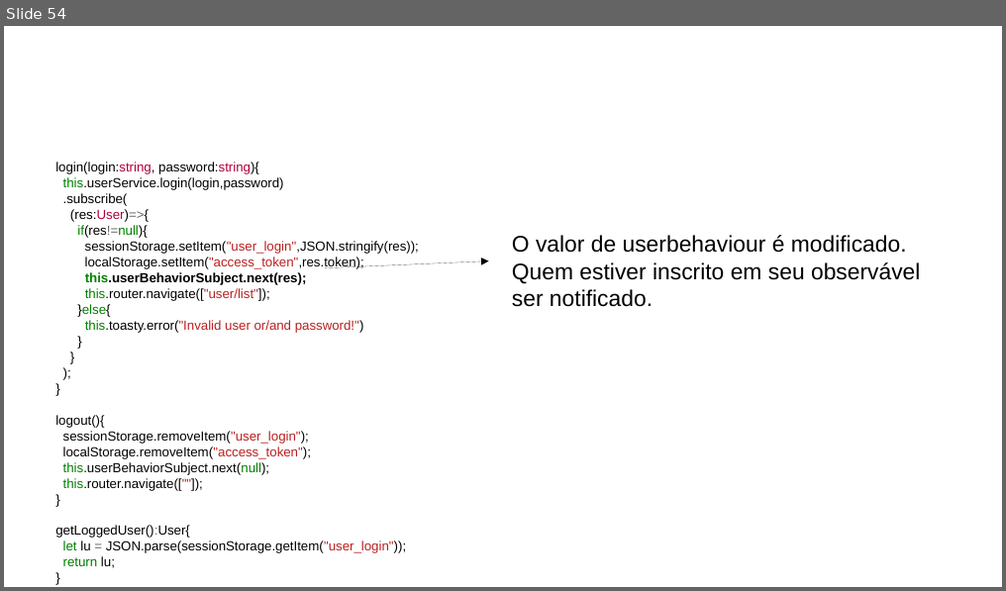
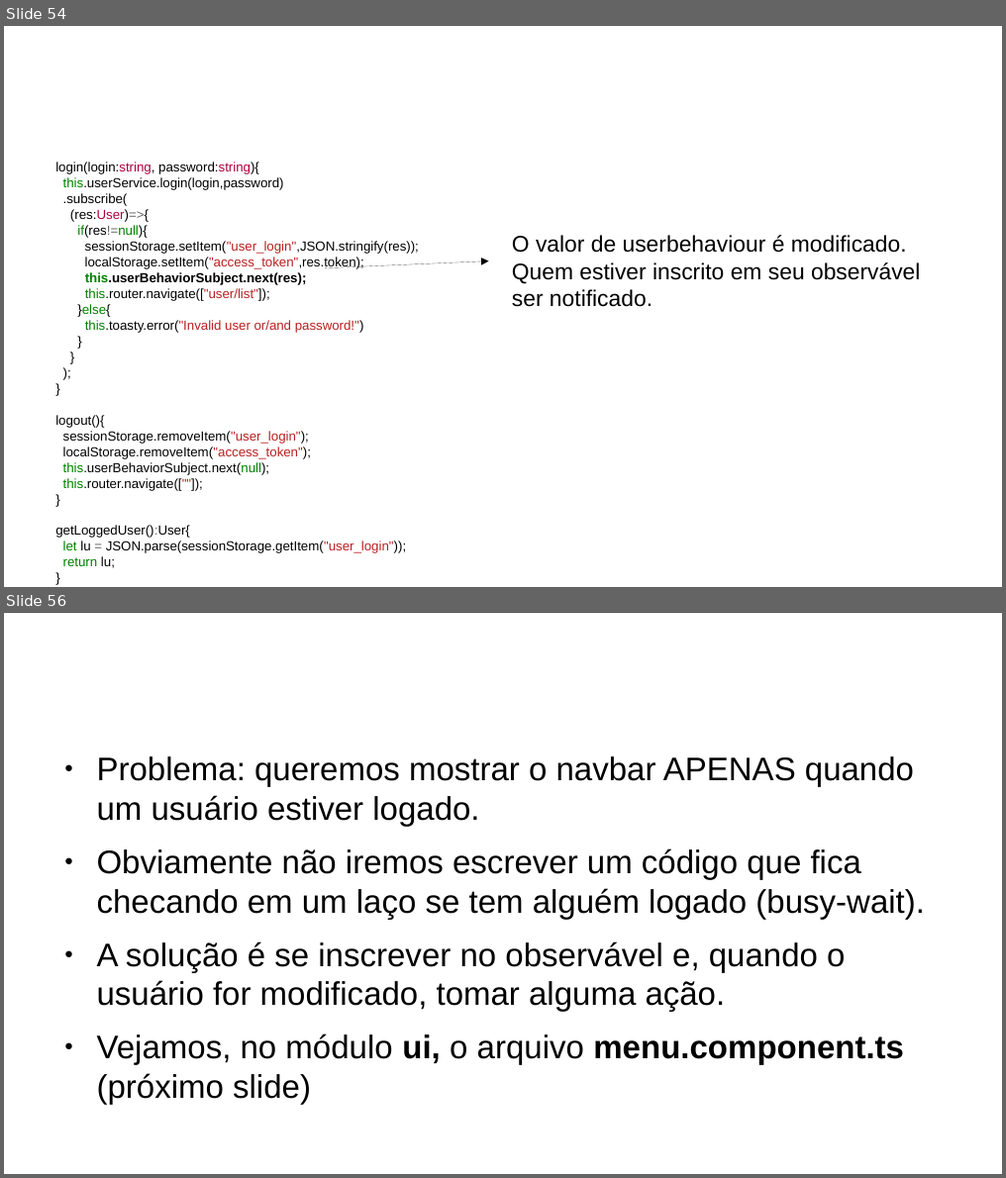
Before and after one commit to CCastro01/PIW-2019_1, a slide deck: SLIDES/14 - Refatoração do Projeto CRUD.odp. Shown one above the other, each under a label of ours: slide 54 before the commit, slides 54 and 56 after it; the slides between them are not shown. The pictures are 1006x591 and 1006x1178 pixels, drawn with LibreOffice and Linux fonts; fonts in the diff are those of the drawing; background and template pictures are left out. Boxes give left, top, right and bottom in pixels: in the first picture for what was removed or moved away, otherwise in the second. Text is boxed around its words. In the diff, an @@ line names an element or a change of style, - is before the commit and + after.

```diff
--- a/SLIDES/14 - Refatoração do Projeto CRUD.odp
+++ b/SLIDES/14 - Refatoração do Projeto CRUD.odp
@@ slide 56 added at bbox=[4, 613, 1002, 1174], background #FFFFFF @@
@@ title added at bbox=[54, 635, 749, 727], 32 pt, text #FFFFFF, bold @@
+Angular – Login - Passivo
@@ text added at bbox=[97, 757, 925, 1065], 26 pt, text #000000 @@
+● Problema: queremos mostrar o navbar APENAS quando um usuário estiver logado.
+● Obviamente não iremos escrever um código que fica checando em um laço se tem alguém logado (busy-wait).
+● A solução é se inscrever no observável e, quando o usuário for modificado, tomar alguma ação.
+● Vejamos, no módulo ui, o arquivo menu.component.ts (próximo slide)
```
Also in this commit, not shown: 1 slide changed, 5 other slides added, 2 other files.
